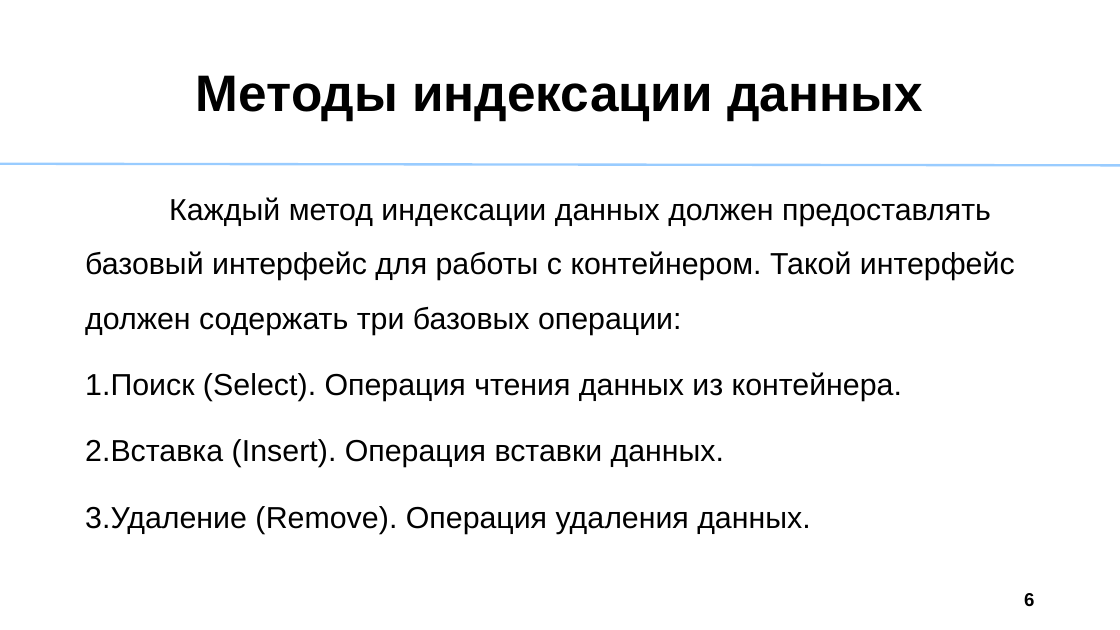
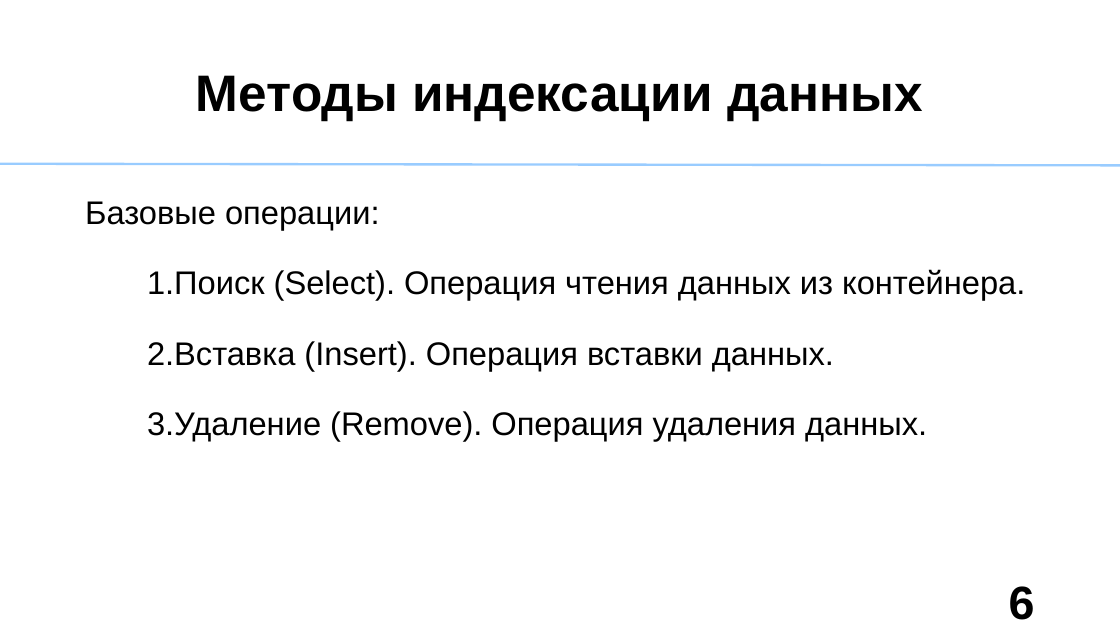
Before and after one commit to Akbars36/StorageAnalyzer, a slide deck: slide 6 of VizualizationResult/Sredstva_analiza_nagruzki_last.ppt. Drawn at 1120x630 pixels with LibreOffice and Linux fonts; fonts in the diff are those of the drawing. Boxes give left, top, right and bottom in pixels: in the first picture for what was removed or moved away, otherwise in the second. Text is boxed around its words. In the diff, an @@ line names an element or a change of style, - is before the commit and + after.

```diff
--- a/VizualizationResult/Sredstva_analiza_nagruzki_last.ppt
+++ b/VizualizationResult/Sredstva_analiza_nagruzki_last.ppt
@@ text at <box>85,201,379,230</box>: text changed; size 26 to 28 pt @@
-Каждый метод индексации данных должен предоставлять базовый интерфейс для работы с контейнером. Такой интерфейс должен содержать три базовых операции:
+Базовые операции:
@@ text at <box>147,269,1025,441</box>: size 26 to 28 pt in "Поиск (Select). Операция чтения данных из контейнера.", "Вставка (Insert). Операция вставки данных.", "Удаление (Remove). Операция удаления данных."; indent changed @@
@@ page number at <box>1009,586,1035,620</box>: size 16 to 40 pt; line spacing 0.8 to 1 @@
```
Also in this commit, not shown: 5 other slides changed, 1 slide added, 5 slides removed, 3 other files.
